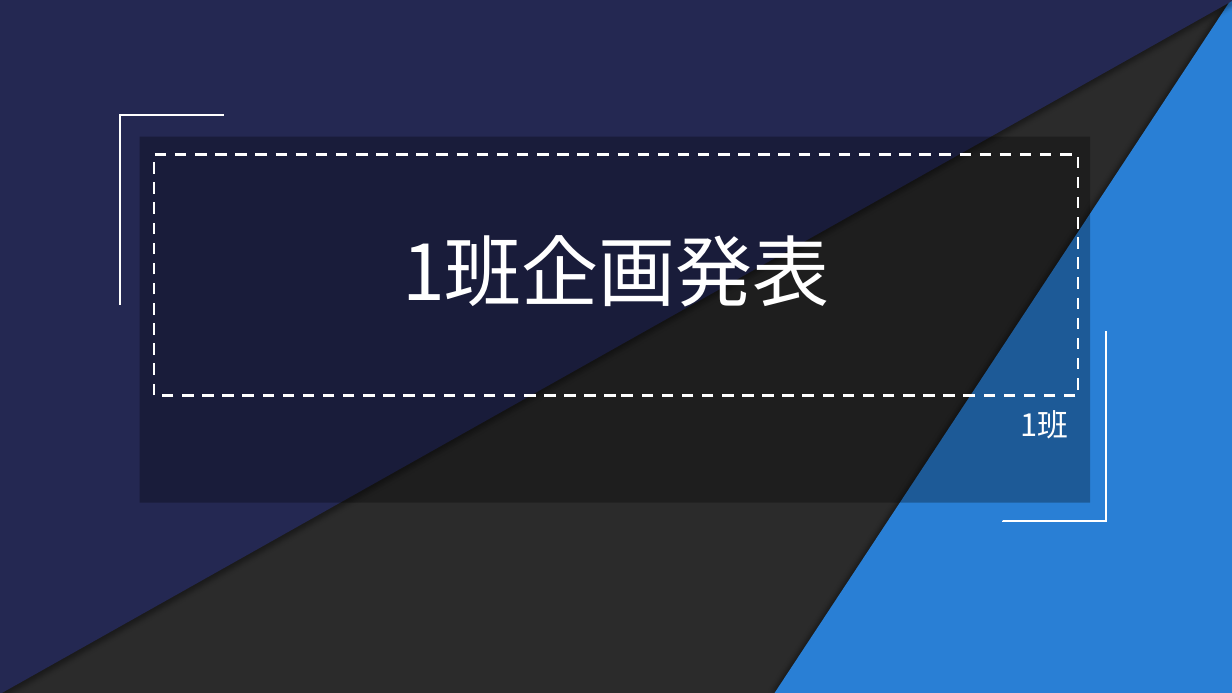
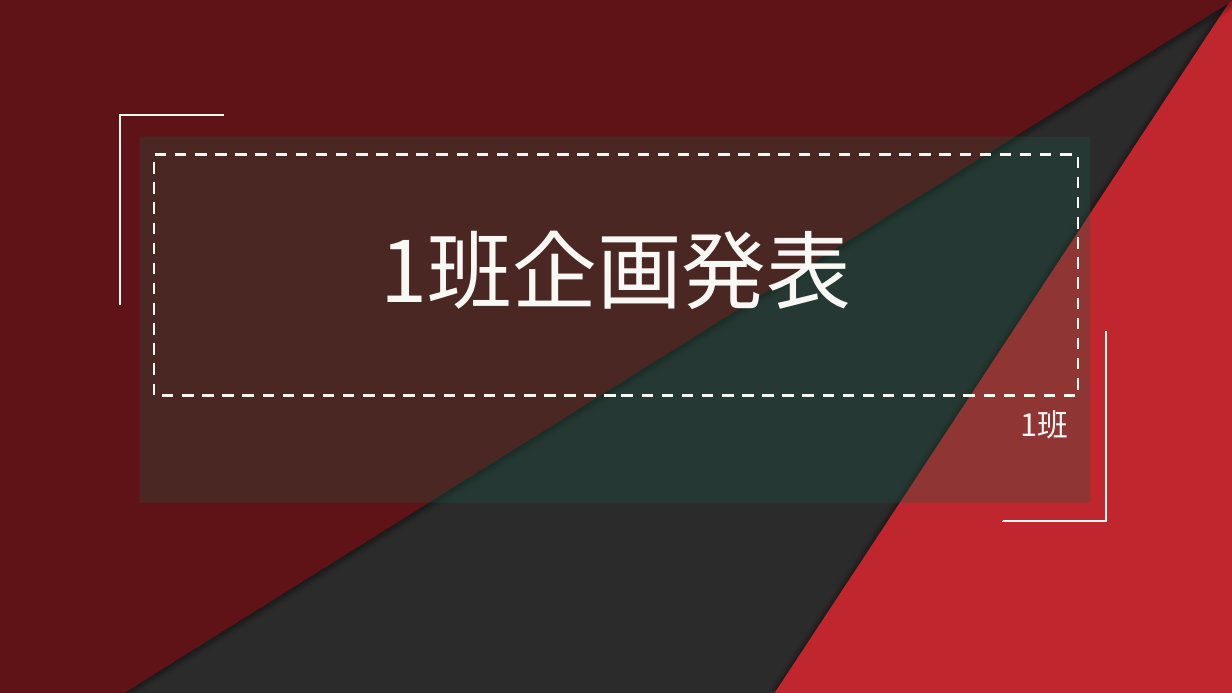
Before and after one commit to SanaeProject/CFMS, a slide deck: slide 1 of presentation/企画発表プレゼン.pptx. Drawn at 1232x693 pixels with LibreOffice and Linux fonts; fonts in the diff are those of the drawing; background and template pictures are left out; a plain dark background stands for a picture behind light text. Boxes give left, top, right and bottom in pixels: in the first picture for what was removed or moved away, otherwise in the second. Text is boxed around its words. In the diff, an @@ line names an element or a change of style, - is before the commit and + after.

```diff
--- a/presentation/企画発表プレゼン.pptx
+++ b/presentation/企画発表プレゼン.pptx
@@ right triangle at [0,0,1232,693]: fill #242852 to #601316; outline #242852 1.5 pt to #601316 1.5 pt @@
@@ right triangle at [776,0,1232,693]: fill #297FD5 to #C0262D; outline #297FD5 1.5 pt to #C0262D 1.5 pt @@
@@ elbow line (224, 116) - (120, 306): stroke #FFFFFF 1.5 pt to #FAF8F5 1.5 pt @@
@@ rectangle at [140,137,1091,503]: fill #000000 at 29% opacity to #185B47 at 29% opacity @@
@@ title "1班企画発表" at [154,154,1079,396]: size 60 to 66 pt, text colour #FFFFFF to #FAF8F5; outline #FFFFFF 2.25 pt dashed to #FAF8F5 2.25 pt dashed @@
@@ elbow line (1004, 521) - (1106, 331): stroke #FFFFFF 1.5 pt to #FAF8F5 1.5 pt @@
@@ subtitle "1班" at [1021,410,1069,439]: text colour #FFFFFF to #FAF8F5 @@
```
Also in this commit, not shown: 13 other slides changed, 3 slides added.
